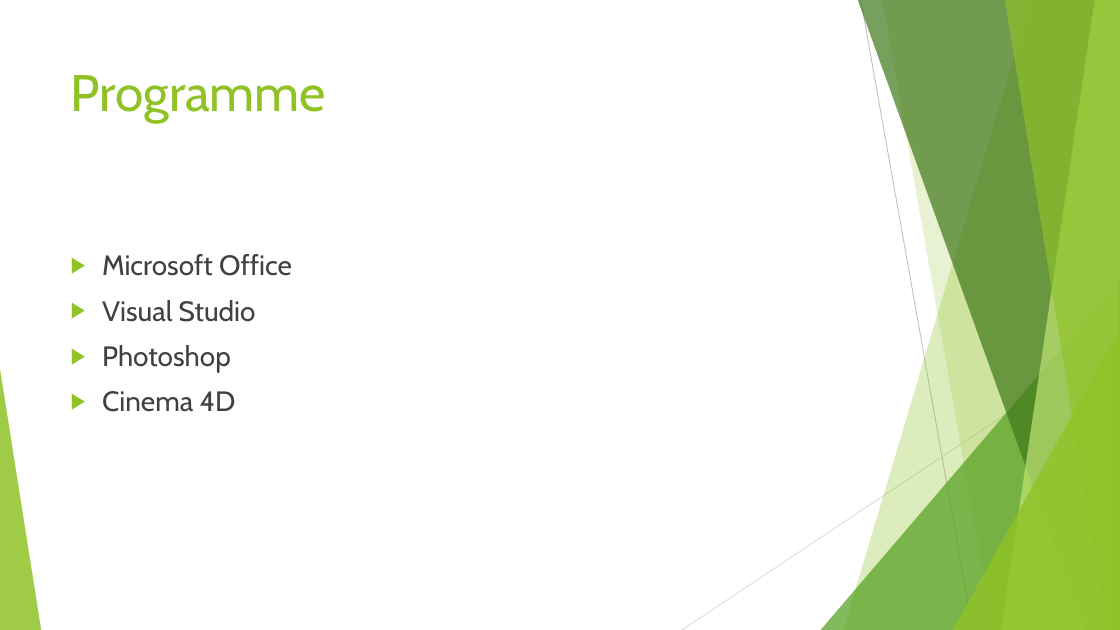
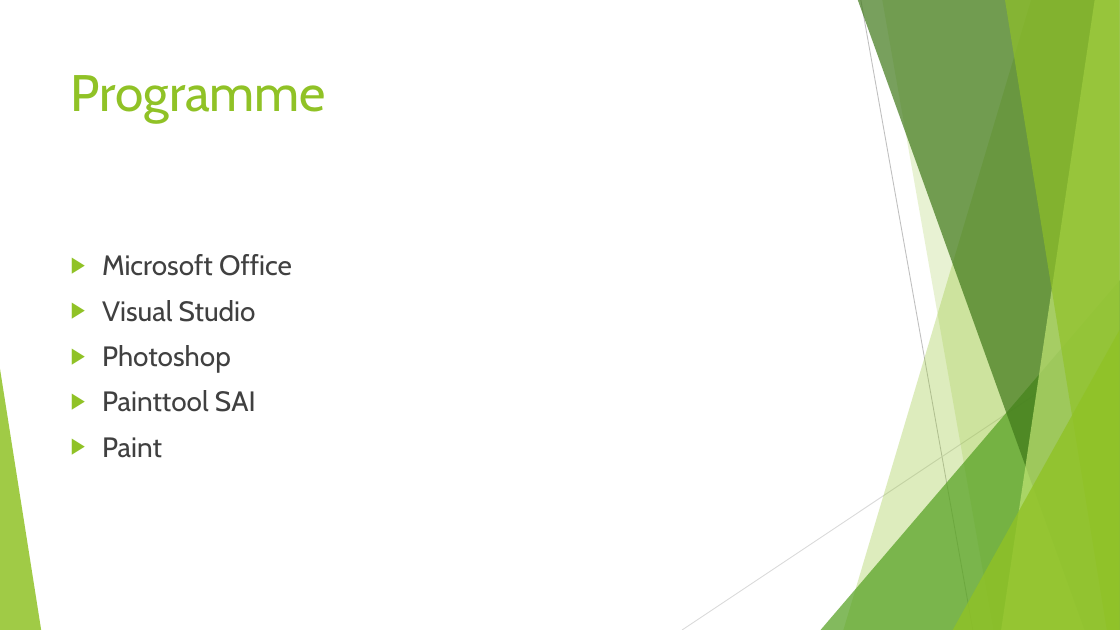
Before and after one commit to JinBack7/GrowIt, a slide deck: slide 4 of Grow It.pptx. Drawn at 1120x630 pixels with LibreOffice and Linux fonts; fonts in the diff are those of the drawing. Boxes give left, top, right and bottom in pixels: in the first picture for what was removed or moved away, otherwise in the second. Text is boxed around its words. In the diff, an @@ line names an element or a change of style, - is before the commit and + after.

```diff
--- a/Grow It.pptx
+++ b/Grow It.pptx
@@ text at box(102, 390, 256, 458): text changed @@
-▶ Cinema 4D
+▶ Painttool SAI
+▶ Paint
```
Also in this commit, not shown: 3 other files.
